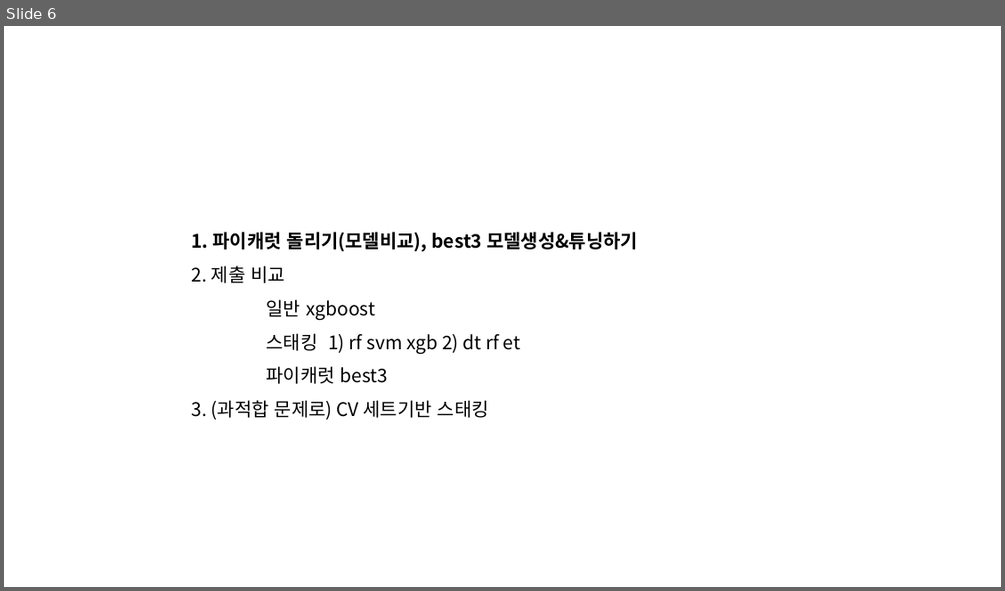
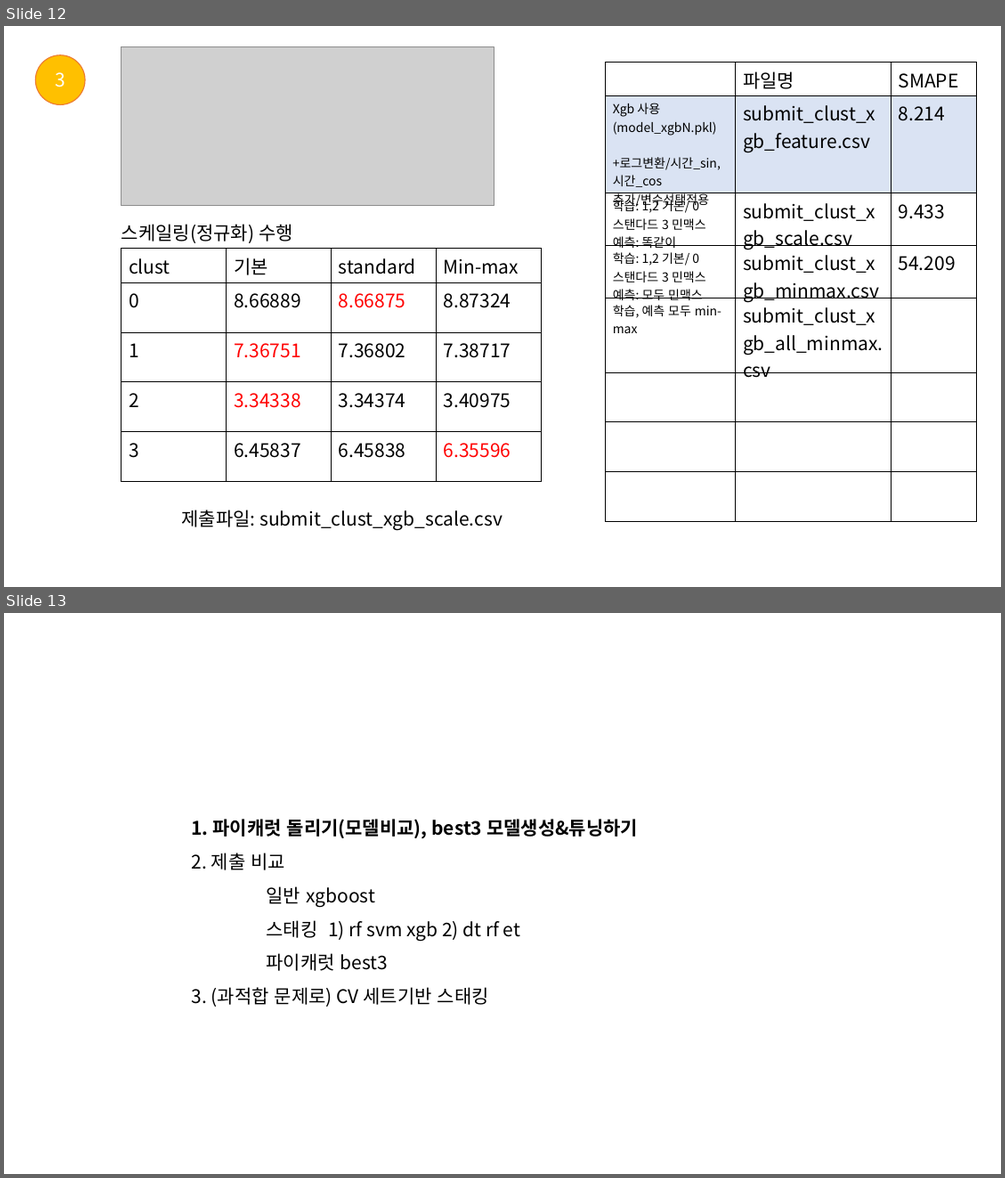
Before and after one commit to 2023dacon/Power-usage-Prediction, a slide deck: 파일/대회.pptx. Shown one above the other, each under a label of ours: slide 6 before the commit, slides 12 and 13 after it. The pictures are 1005x591 and 1005x1178 pixels, drawn with LibreOffice and Linux fonts; fonts in the diff are those of the drawing; grey boxes stand for pictures. Boxes give left, top, right and bottom in pixels: in the first picture for what was removed or moved away, otherwise in the second. Text is boxed around its words. In the diff, an @@ line names an element or a change of style, - is before the commit and + after.

```diff
--- a/파일/대회.pptx
+++ b/파일/대회.pptx
@@ slide 12 added at (4, 26, 1001, 587), background #FFFFFF @@
@@ picture added at (121, 47, 494, 206) @@
@@ ellipse added at (35, 55, 85, 104), fill #FFC000, outline #ED7D31 1 pt, 18 pt, text #FFFFFF @@
+3
@@ table added at (606, 62, 977, 521), 8 rows, 3 columns @@
+ | 파일명 | SMAPE
+Xgb 사용 / (model_xgbN.pkl) / +로그변환/시간_sin, 시간_cos 추가/변수선택적용 | submit_clust_xgb_feature.csv | 8.214
+학습: 1,2 기본/ 0 스탠다드 3 민맥스 / 예측: 똑같이 | submit_clust_xgb_scale.csv | 9.433
+학습: 1,2 기본/ 0 스탠다드 3 민맥스 / 예측: 모두 민맥스 | submit_clust_xgb_minmax.csv | 54.209
+학습, 예측 모두 min-max | submit_clust_xgb_all_minmax.csv | 
+ |  | 
+ |  | 
+ |  | 
@@ text added at (121, 224, 293, 243), 18 pt, text #000000 @@
+스케일링(정규화) 수행
@@ table added at (121, 248, 540, 476), 5 rows, 4 columns @@
+clust | 기본 | standard | Min-max
+0 | 8.66889 | 8.66875 | 8.87324
+1 | 7.36751 | 7.36802 | 7.38717
+2 | 3.34338 | 3.34374 | 3.40975
+3 | 6.45837 | 6.45838 | 6.35596
@@ text added at (182, 509, 502, 531), 18 pt, text #000000 @@
+제출파일: submit_clust_xgb_scale.csv
@@ what was slide 6 is now slide 13 @@
```
Also in this commit, not shown: 6 slides changed, 8 other slides added, 2 slides removed, 1 other file.
